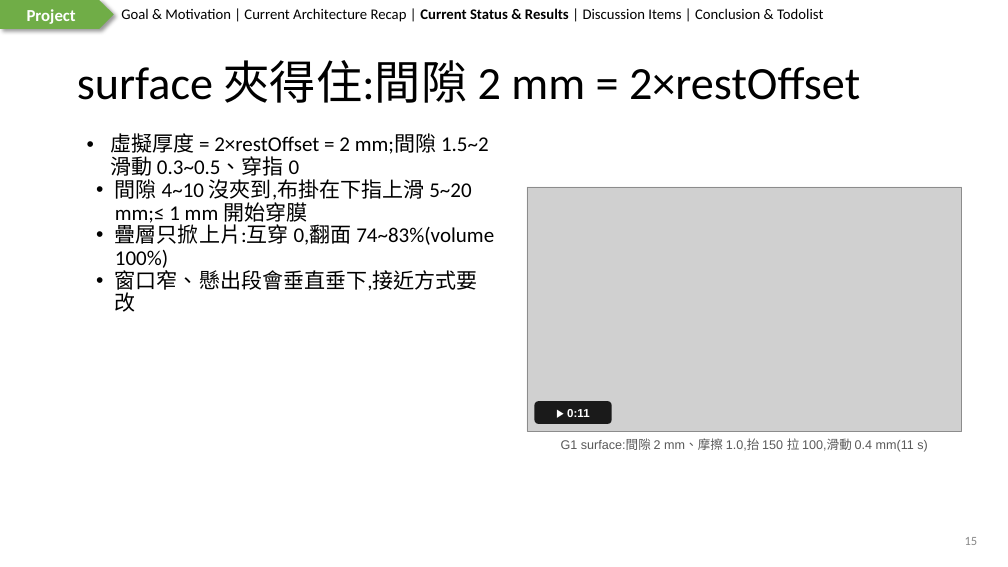
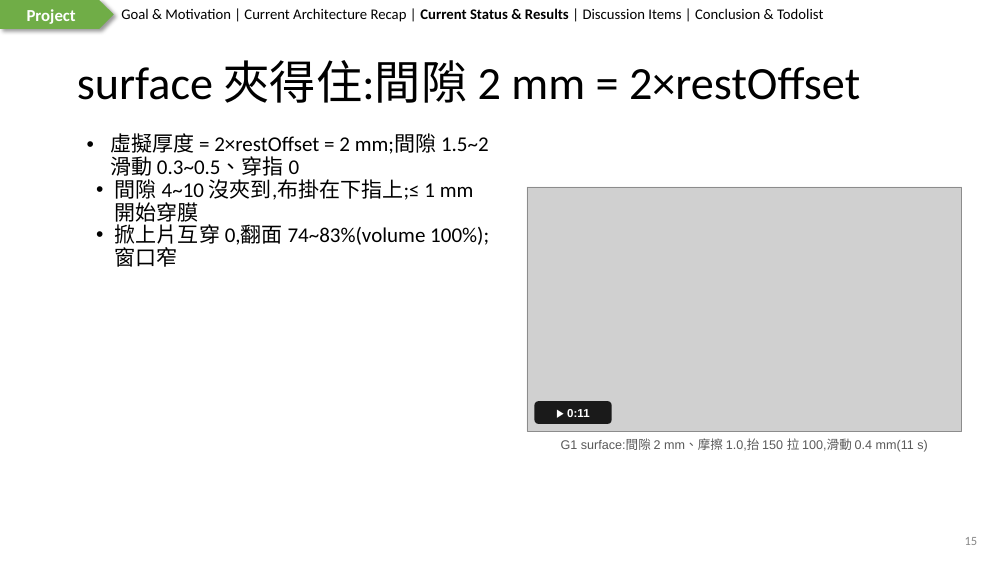
Before and after one commit to wyattsheu/sim-forge, a slide deck: slide 15 of sims/fr3_bubblewrap_pack_20261007/deck/2026-10-07-Report.pptx. Drawn at 1008x567 pixels with LibreOffice and Linux fonts; fonts in the diff are those of the drawing; grey boxes stand for pictures. Boxes give left, top, right and bottom in pixels: in the first picture for what was removed or moved away, otherwise in the second. Text is boxed around its words. In the diff, an @@ line names an element or a change of style, - is before the commit and + after.

Commit message:
deck: trim slide 15

```diff
--- a/sims/fr3_bubblewrap_pack_20261007/deck/2026-10-07-Report.pptx
+++ b/sims/fr3_bubblewrap_pack_20261007/deck/2026-10-07-Report.pptx
@@ text at bbox=[115, 179, 489, 267]: text changed @@
-• 間隙 4~10 沒夾到,布掛在下指上滑 5~20 mm;≤ 1 mm 開始穿膜
-• 疊層只掀上片:互穿 0,翻面 74~83%(volume 100%)
-• 窗口窄、懸出段會垂直垂下,接近方式要改
+• 間隙 4~10 沒夾到,布掛在下指上;≤ 1 mm 開始穿膜
+• 掀上片互穿 0,翻面 74~83%(volume 100%);窗口窄
```
Also in this commit, not shown: 1 other file.
